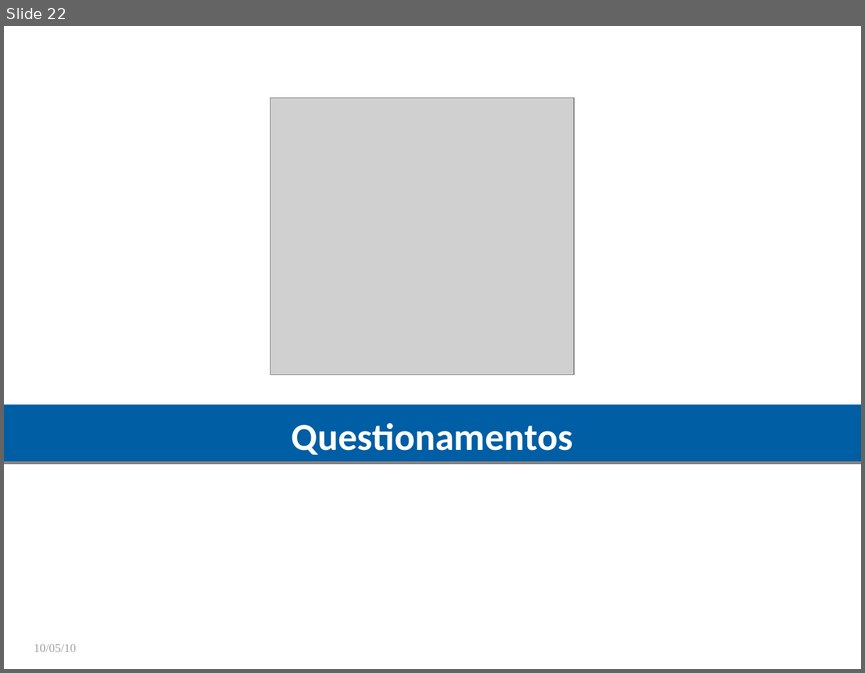
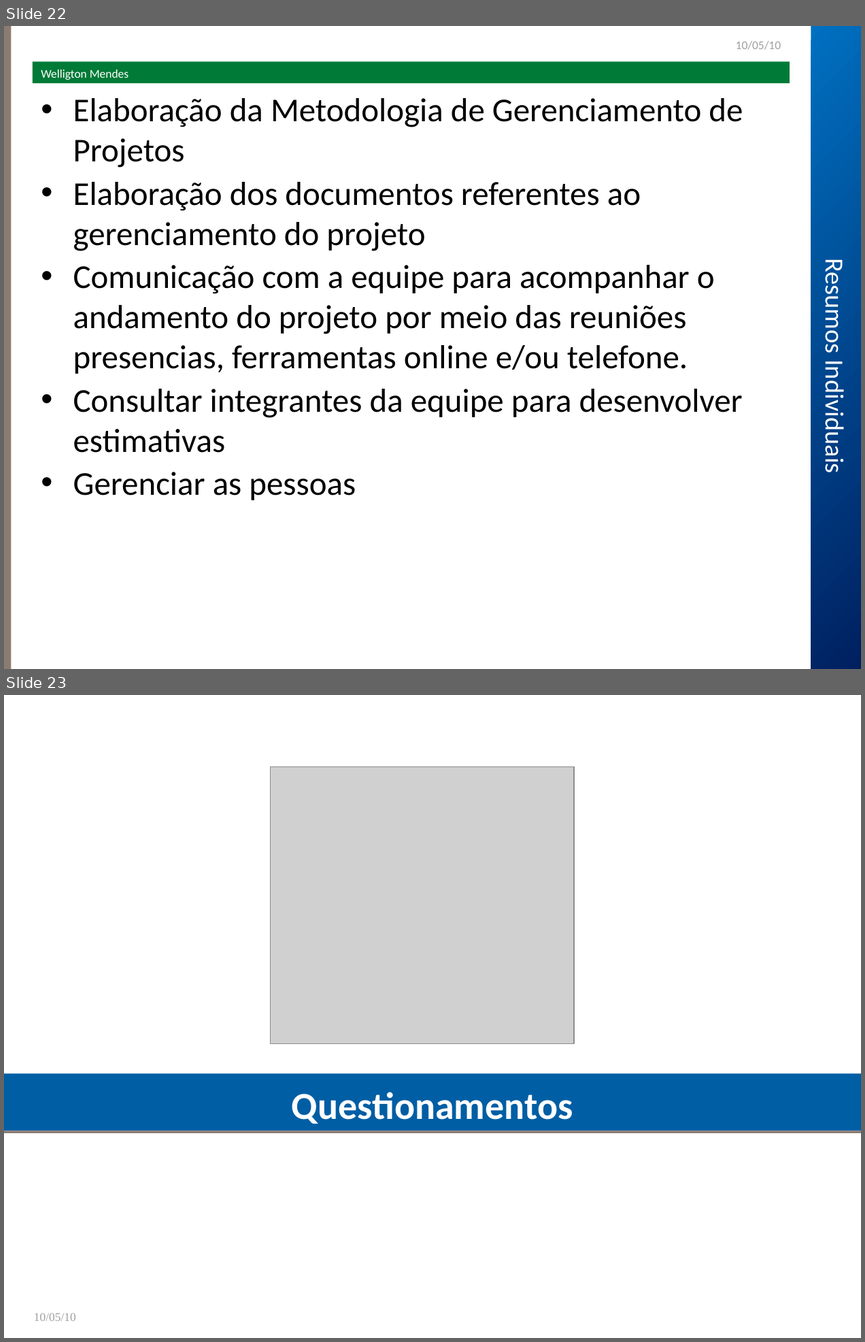
Before and after one commit to robsonmrsp/tcc-fbv-poscomp5-fabrica2, a slide deck: sisa/Seminário/Apresentação.ppt. Shown one above the other, each under a label of ours: slide 22 before the commit, slides 22 and 23 after it. The pictures are 865x673 and 865x1342 pixels, drawn with LibreOffice and Linux fonts; fonts in the diff are those of the drawing; grey boxes stand for pictures; background and template pictures are left out. Boxes give left, top, right and bottom in pixels: in the first picture for what was removed or moved away, otherwise in the second. Text is boxed around its words. In the diff, an @@ line names an element or a change of style, - is before the commit and + after.

```diff
--- a/sisa/Seminário/Apresentação.ppt
+++ b/sisa/Seminário/Apresentação.ppt
@@ slide 22 added at (x1=4, y1=26, x2=861, y2=669), background #FFFFFF @@
@@ rectangle added at (x1=4, y1=26, x2=11, y2=669), fill #8C7B70 @@
@@ text added at (x1=736, y1=41, x2=781, y2=50), 10 pt, text #A0A0A0 @@
+10/05/10
@@ rectangle added at (x1=811, y1=26, x2=861, y2=669), fill gradient #0070C0 to #002060 @@
@@ rectangle added at (x1=33, y1=62, x2=789, y2=83), fill #007A37, 10 pt, text #FFFFFF @@
+Welligton Mendes
@@ text added at (x1=73, y1=98, x2=742, y2=500), 28 pt, text #000000 @@
+• Elaboração da Metodologia de Gerenciamento de Projetos
+• Elaboração dos documentos referentes ao gerenciamento do projeto
+• Comunicação com a equipe para acompanhar o andamento do projeto por meio das reuniões presencias, ferramentas online e/ou telefone.
+• Consultar integrantes da equipe para desenvolver estimativas
+• Gerenciar as pessoas
@@ text added at (x1=818, y1=267, x2=850, y2=470), 22 pt, text #FFFFFF @@
+Resumos Individuais
@@ what was slide 22 is now slide 23 @@
```
Also in this commit, not shown: 1 slide changed, 2 other slides added, 2 slides removed, 1 other file.
